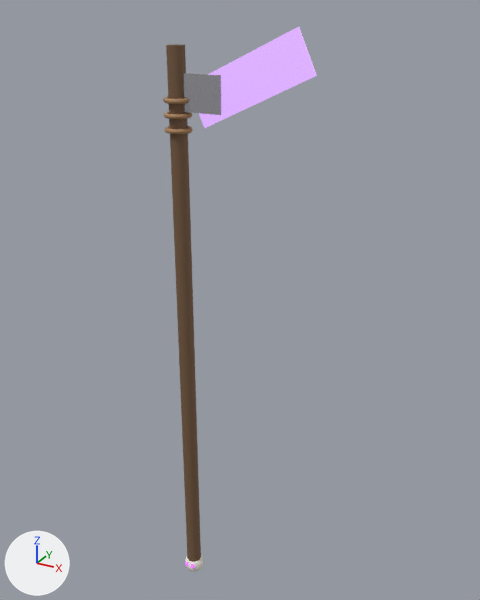
What one commit did to the glTF model game/assets/models/scythe.glb.
Camera for both pictures: a camera (50 mm lens) standing at (1.057, -1.569, 0.99) and looking at (0.157, 0.068, 0.171). Lighting does not change. The marker at lower left points along +X, +Y and +Z. The older version comes first. Vertices at exactly the same position are counted once.
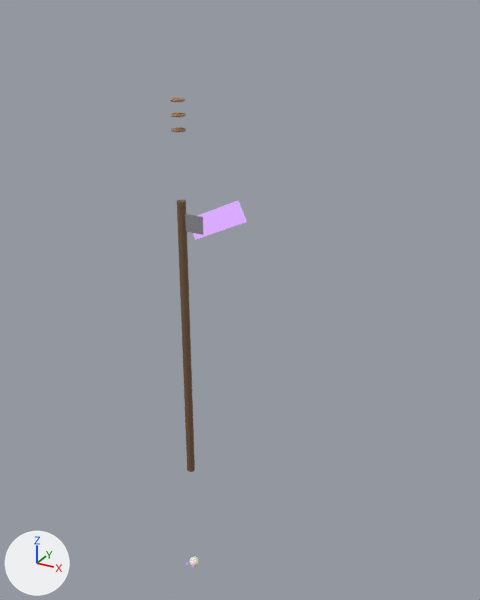
Boxes [x1, y1, x2, y2] around the edits, measured in the pictures (480 x 600 px):
'Cylinder', rescaled (47% narrower, 47% shorter)
    before: [166, 44, 201, 562]
    after: [177, 200, 195, 472]
'Cube', rescaled (54% narrower, 61% shorter)
    before: [199, 27, 317, 128]
    after: [193, 201, 247, 240]
'Cube.001', rescaled (51% narrower, 49% shorter)
    before: [183, 73, 221, 115]
    after: [185, 214, 203, 235]
'Sphere', moved
    before: [185, 555, 204, 572]
    after: [189, 556, 199, 567]
'Torus', moved
    before: [165, 126, 193, 134]
    after: [171, 127, 186, 132]
'Torus.001', moved
    before: [164, 111, 192, 119]
    after: [171, 113, 186, 117]
'Torus.002', moved
    before: [163, 97, 188, 104]
    after: [170, 98, 185, 102]

Diff of the bpy script that builds the scene:
```diff
--- a/game/assets/models/scythe.glb.py
+++ b/game/assets/models/scythe.glb.py
@@ me_cylinder @@
 # used by ob_cylinder; location = (0.0, 0.0, 0.0)
-me_cylinder.from_pydata(...)  # 64 vertices, 124 faces; spans x -0.03..0.03, y -0.03..0.03, z -0.9..0.9
+me_cylinder.from_pydata(...)  # 64 vertices, 124 faces; spans x -0.01..0.01, y -0.01..0.01, z -0.48..0.48
+# me_cylinder part 1: the whole mesh is scaled about its middle by 0.531
 me_cylinder.materials.append(mat_m)
@@ me_cube @@
 # used by ob_cube; location = (0.0, 0.0, 0.0)
-me_cube.from_pydata(...)  # 8 vertices, 12 faces; spans x 0.036..0.404, y -0.004..0.004, z 0.692..0.948
+me_cube.from_pydata(...)  # 8 vertices, 12 faces; spans x 0.019..0.214, y -0.002..0.002, z 0.367..0.504
+# me_cube part 2: the whole mesh is scaled about the mesh origin by 0.531
 me_cube.materials.append(mat_m_001)
@@ me_cube_001 @@
 # used by ob_cube_001; location = (0.0, 0.0, 0.0)
-me_cube_001.from_pydata(...)  # 8 vertices, 12 faces; spans x 0.02..0.14, y -0.006..0.006, z 0.73..0.83
+me_cube_001.from_pydata(...)  # 8 vertices, 12 faces; spans x 0.0106..0.0743, y -0.0032..0.0032, z 0.3876..0.4407
+# me_cube_001 part 3: the whole mesh is scaled about the mesh origin by 0.531
 me_cube_001.materials.append(mat_m_002)
@@ ob_torus @@
 ob_torus = bpy.data.objects.new('Torus', me_torus)
-ob_torus.location = (0.0, 0.0, 0.68)
+ob_torus.location = (0.0, 0.0, 0.0)
@@ ob_torus_001 @@
 ob_torus_001 = bpy.data.objects.new('Torus.001', me_torus_001)
-ob_torus_001.location = (0.0, 0.0, 0.72)
+ob_torus_001.location = (0.0, 0.0, 0.0)
@@ ob_torus_002 @@
 ob_torus_002 = bpy.data.objects.new('Torus.002', me_torus_002)
-ob_torus_002.location = (0.0, 0.0, 0.76)
+ob_torus_002.location = (0.0, 0.0, 0.0)
@@ ob_sphere @@
 ob_sphere = bpy.data.objects.new('Sphere', me_sphere)
-ob_sphere.location = (0.0, 0.0, -0.9)
+ob_sphere.location = (0.0, 0.0, 0.0)
```
